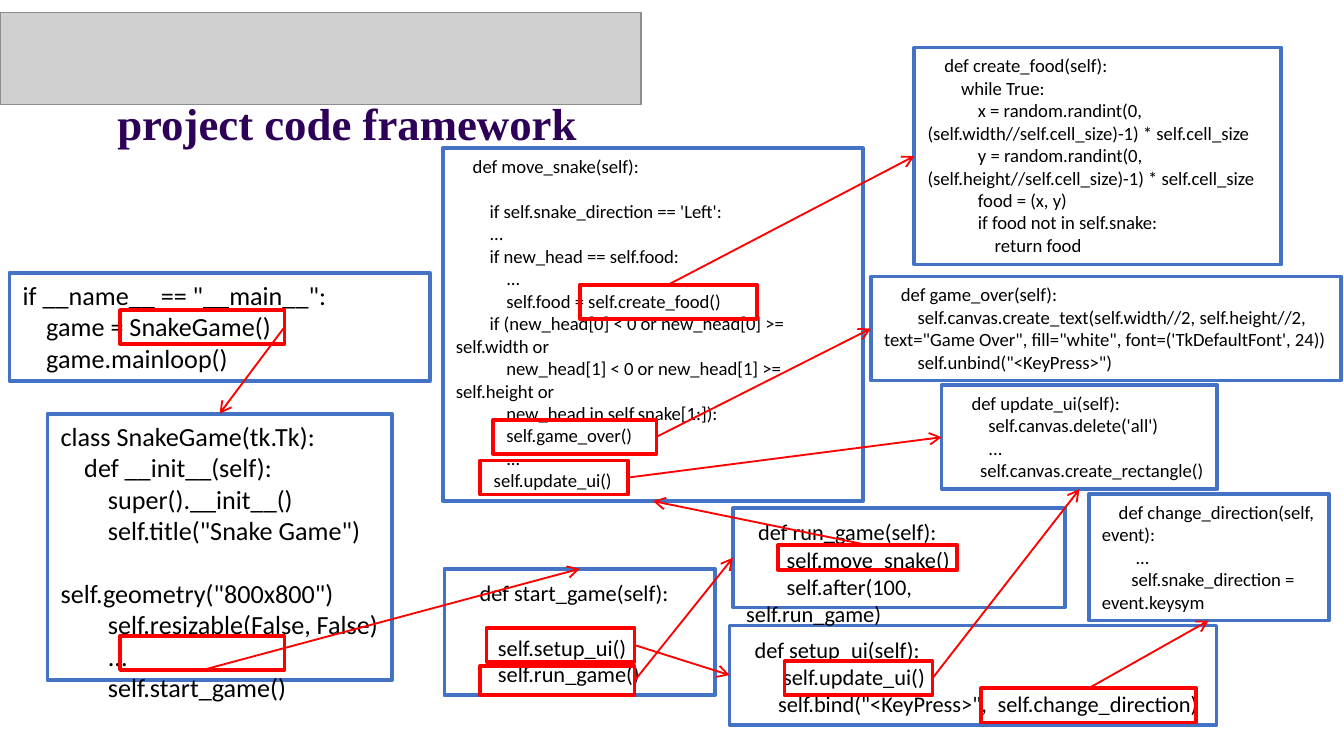
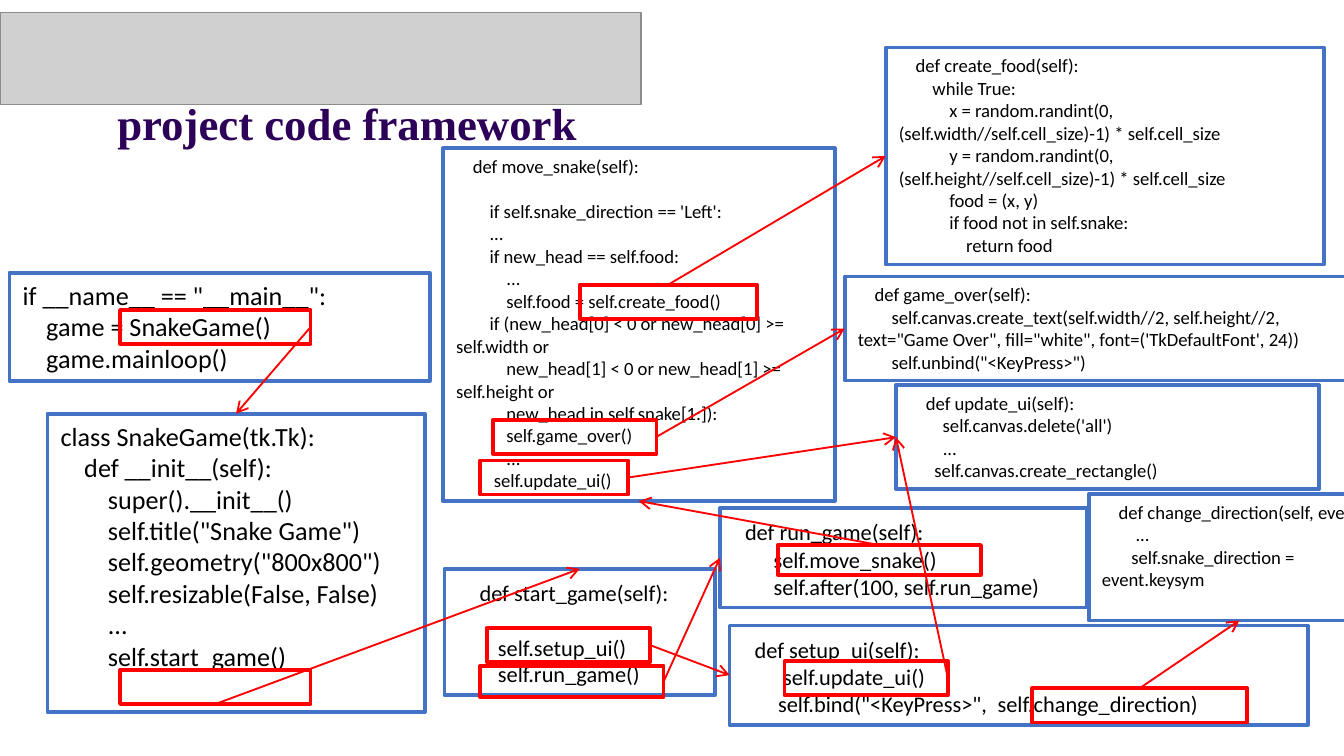
Before and after one commit to Guiliang/courses, a slide deck: slide 5 of cuhk-csc-1004/slides/CSC1004 Tutorial 8.pptx. Drawn at 1344x756 pixels with LibreOffice and Linux fonts; fonts in the diff are those of the drawing; grey boxes stand for pictures; background and template pictures are left out. Boxes give left, top, right and bottom in pixels: in the first picture for what was removed or moved away, otherwise in the second. Text is boxed around its words. In the diff, an @@ line names an element or a change of style, - is before the commit and + after.

```diff
--- a/cuhk-csc-1004/slides/CSC1004 Tutorial 8.pptx
+++ b/cuhk-csc-1004/slides/CSC1004 Tutorial 8.pptx
@@ rectangle "def create_food(self):": place and size @@
-rectangle "def create_food(self):" at [914, 47, 1281, 263]
+rectangle "def create_food(self):" at [886, 47, 1324, 263]
@@ rectangle "def move_snake(self):": place and size @@
-rectangle "def move_snake(self):" at [442, 148, 863, 500]
+rectangle "def move_snake(self):" at [442, 148, 835, 500]
@@ arrow moved from (668, 285) - (914, 156) to (668, 285) - (886, 156) @@
@@ rectangle "def game_over(self):": place and size @@
-rectangle "def game_over(self):" at [871, 277, 1341, 380]
+rectangle "def game_over(self):" at [845, 277, 1344, 380]
@@ rectangle: place and size @@
-rectangle at [120, 310, 284, 344]
+rectangle at [120, 310, 310, 344]
@@ arrow moved from (285, 327) - (219, 414) to (310, 327) - (237, 414) @@
@@ arrow moved from (656, 437) - (871, 329) to (656, 437) - (845, 329) @@
@@ rectangle "def update_ui(self):": place and size @@
-rectangle "def update_ui(self):" at [942, 386, 1218, 489]
+rectangle "def update_ui(self):" at [896, 386, 1320, 489]
@@ rectangle "class SnakeGame(tk.Tk):": place and size @@
-rectangle "class SnakeGame(tk.Tk):" at [47, 414, 391, 680]
+rectangle "class SnakeGame(tk.Tk):" at [47, 414, 425, 712]
@@ arrow moved from (628, 477) - (942, 437) to (628, 477) - (896, 437) @@
@@ arrow moved from (933, 679) - (1079, 489) to (948, 679) - (896, 437) @@
@@ arrow moved from (868, 546) - (653, 501) to (879, 546) - (638, 501) @@
@@ rectangle "def run_game(self):": place and size @@
-rectangle "def run_game(self):" at [732, 508, 1064, 607]
+rectangle "def run_game(self):" at [720, 508, 1087, 607]
@@ rectangle "def change_direction(self, event):": place and size @@
-rectangle "def change_direction(self, event):" at [1089, 495, 1329, 621]
+rectangle "def change_direction(self, event):" at [1089, 495, 1344, 621]
@@ arrow moved from (203, 671) - (579, 569) to (215, 704) - (579, 569) @@
@@ arrow moved from (634, 680) - (732, 558) to (664, 681) - (720, 558) @@
@@ rectangle: place and size @@
-rectangle at [778, 546, 957, 571]
+rectangle at [778, 546, 981, 575]
@@ rectangle: place and size @@
-rectangle at [487, 628, 634, 661]
+rectangle at [487, 628, 650, 661]
@@ rectangle "def setup_ui(self):": place and size @@
-rectangle "def setup_ui(self):" at [730, 625, 1216, 724]
+rectangle "def setup_ui(self):" at [730, 625, 1308, 724]
@@ arrow moved from (1089, 688) - (1208, 621) to (1140, 688) - (1239, 621) @@
@@ arrow moved from (634, 645) - (730, 675) to (650, 645) - (730, 675) @@
@@ rectangle: place and size @@
-rectangle at [120, 636, 284, 669]
+rectangle at [120, 671, 310, 704]
@@ rectangle: place and size @@
-rectangle at [480, 665, 634, 695]
+rectangle at [480, 665, 663, 696]
@@ rectangle: place and size @@
-rectangle at [785, 661, 933, 695]
+rectangle at [785, 661, 949, 695]
@@ rectangle: place and size @@
-rectangle at [981, 688, 1196, 722]
+rectangle at [1032, 688, 1247, 722]
```
Also in this commit, not shown: 4 other slides changed, 2 slides added, 2 other files.
